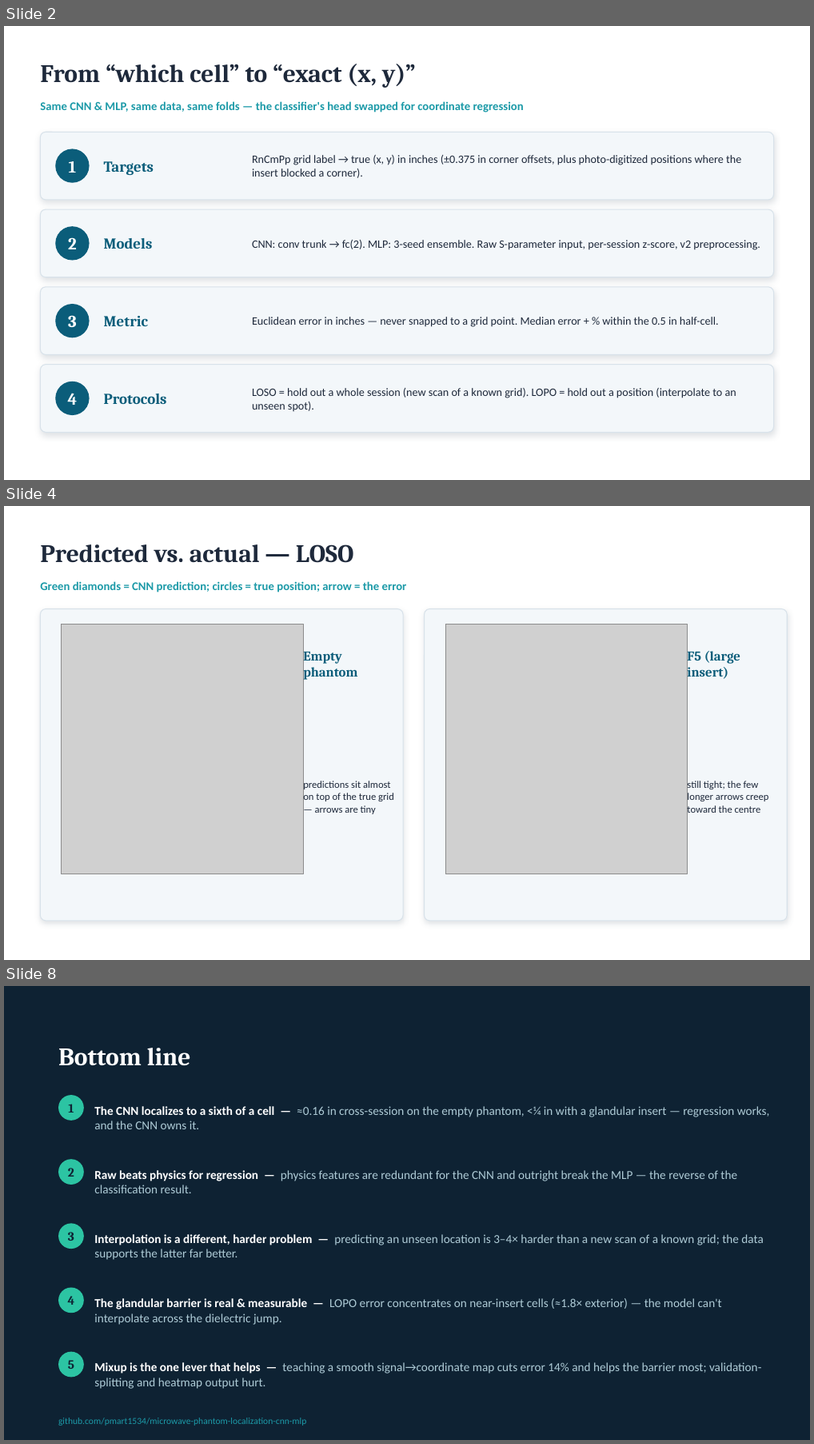
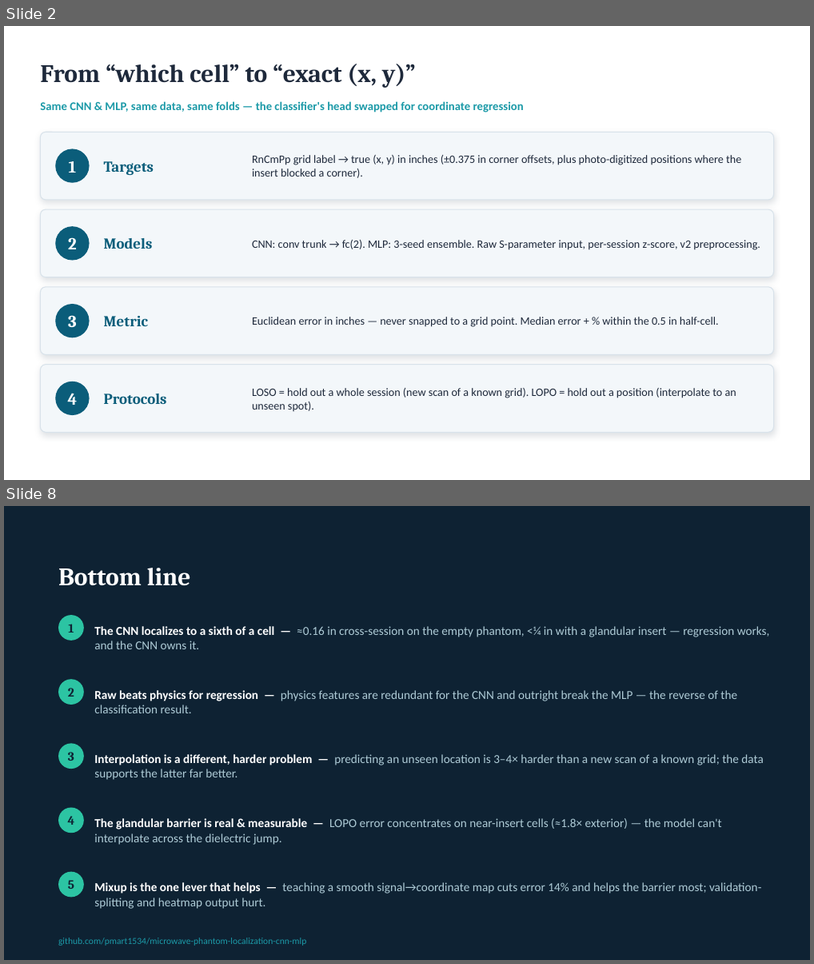
Before and after one commit to pmart1534/microwave-phantom-localization-cnn-mlp, a slide deck: regression_deck/Regression_Results.pptx. Shown one above the other, each under a label of ours: slides 2, 4 and 8 before the commit, slides 2 and 8 after it; the slides between them are not shown. The pictures are 814x1444 and 814x964 pixels, drawn with LibreOffice and Linux fonts; fonts in the diff are those of the drawing; grey boxes stand for pictures. Boxes give left, top, right and bottom in pixels: in the first picture for what was removed or moved away, otherwise in the second. Text is boxed around its words. In the diff, an @@ line names an element or a change of style, - is before the commit and + after.

```diff
--- a/regression_deck/Regression_Results.pptx
+++ b/regression_deck/Regression_Results.pptx
@@ slide 4 removed at <box>4,506,810,960</box>, background #FFFFFF @@
@@ text removed at <box>40,544,354,563</box> @@
-Predicted vs. actual — LOSO
@@ text removed at <box>40,581,407,592</box> @@
-Green diamonds = CNN prediction; circles = true position; arrow = the error
@@ rounded rectangle removed at <box>40,609,403,920</box> @@
@@ picture removed at <box>62,624,303,874</box> @@
@@ rounded rectangle removed at <box>425,609,787,920</box> @@
@@ picture removed at <box>446,624,687,874</box> @@
@@ text removed at <box>303,648,358,680</box> @@
-Empty phantom
@@ text removed at <box>687,648,741,680</box> @@
-F5 (large insert)
@@ text removed at <box>303,780,394,814</box> @@
-predictions sit almost on top of the true grid — arrows are tiny
@@ text removed at <box>687,780,770,815</box> @@
-still tight; the few longer arrows creep toward the centre
```
Also in this commit, not shown: 2 slides added, 1 other slide removed, 15 other files.
